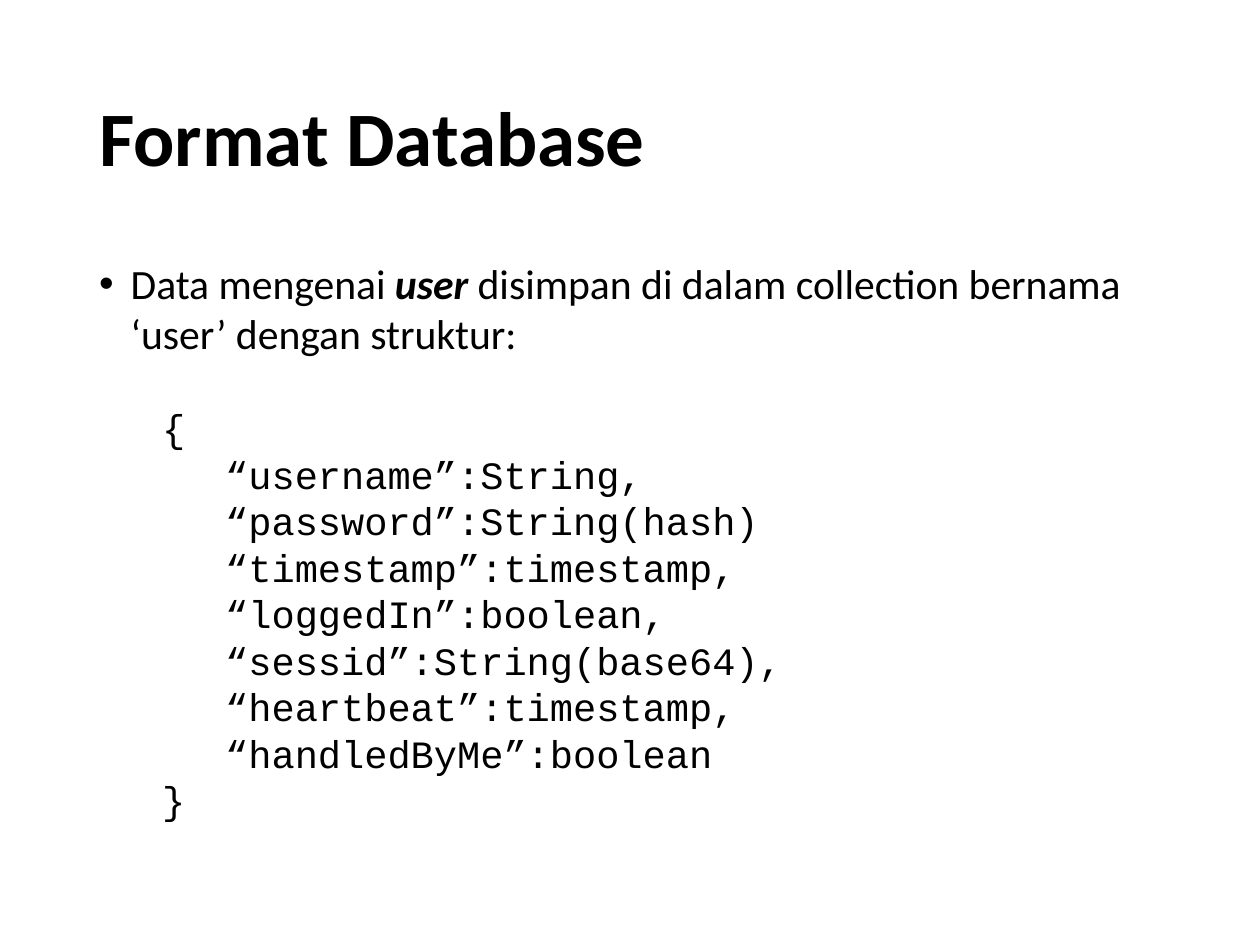
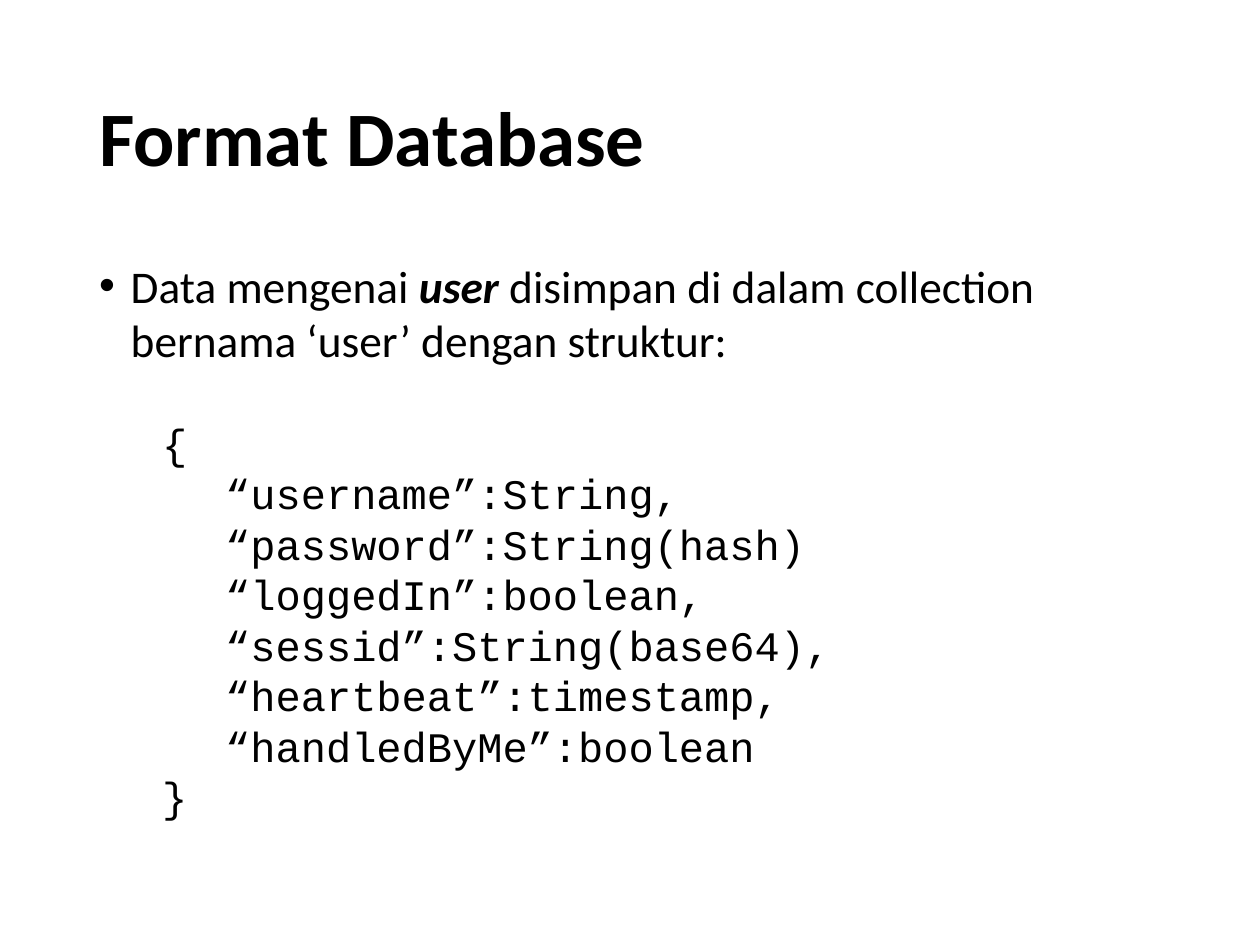
Before and after one commit to yohanesmario/chatserver, a slide deck: slide 35 of docs/Chat Server.pptx (slide 36 before the commit). Drawn at 1260x945 pixels with LibreOffice and Linux fonts; fonts in the diff are those of the drawing. Boxes give left, top, right and bottom in pixels: in the first picture for what was removed or moved away, otherwise in the second. Text is boxed around its words. In the diff, an @@ line names an element or a change of style, - is before the commit and + after.

Commit message:
[Delete] Negosiasi State User Collection

```diff
--- a/docs/Chat Server.pptx
+++ b/docs/Chat Server.pptx
@@ text at (131, 271, 1034, 771): text changed; size 22.1 to 24.1 pt @@
-• Data mengenai user disimpan di dalam collection bernama ‘user’ dengan struktur:
-  {
-  “username”:String,
-  “password”:String(hash)
-  “timestamp”:timestamp,
-  “loggedIn”:boolean,
-  “sessid”:String(base64),
-  “heartbeat”:timestamp,
-  “handledByMe”:boolean
-  }
+• Data mengenai user disimpan di dalam collection bernama ‘user’ dengan struktur:
+  {
+  “username”:String,
+  “password”:String(hash)
+  “loggedIn”:boolean,
+  “sessid”:String(base64),
+  “heartbeat”:timestamp,
+  “handledByMe”:boolean
+  }
```
Also in this commit, not shown: 4 other slides changed, 1 slide removed.
